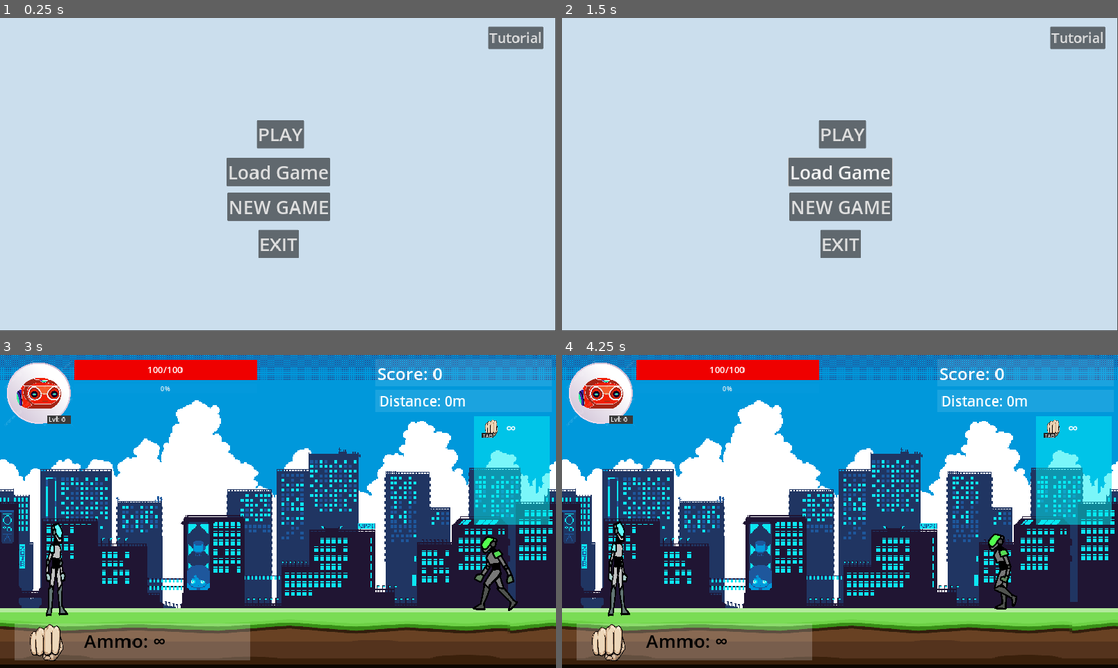
Above: before the commit, frames 1-4 (two rows, left to right).
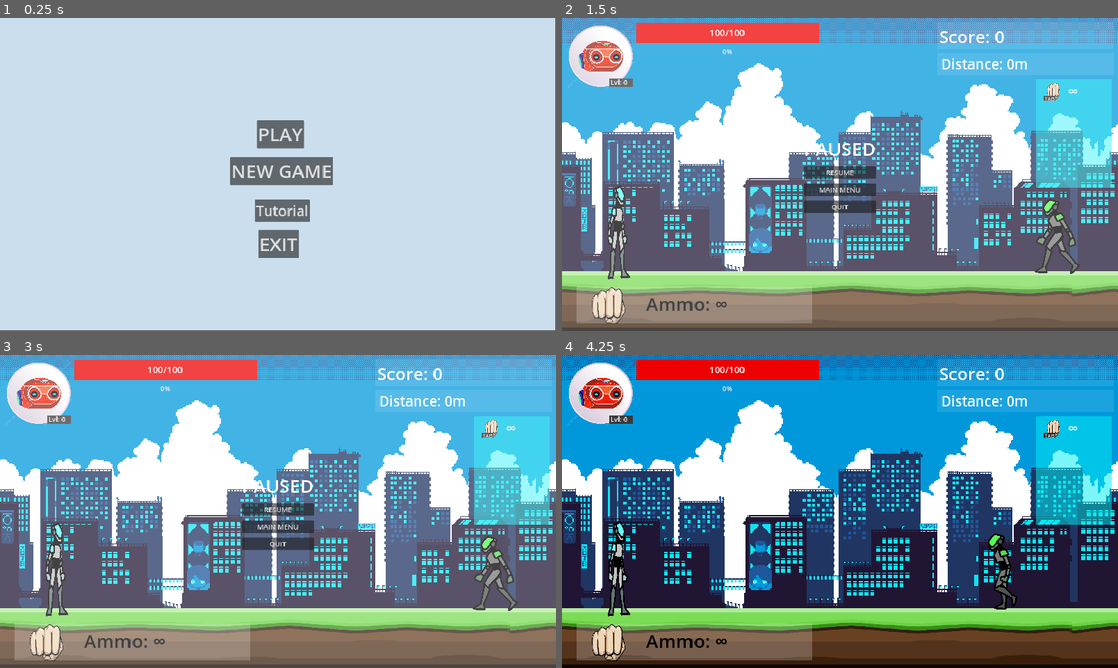
Above: after the commit, the same moments.

Repository: PandaHunterX/Cyber-Blasters
Game: Godot game, scene res://main_menu.tscn
Same seed, same stepped clock (60 frames per second), same inputs: the game is played once before the commit and once after it. Sound files missing from this copy of the repository are replaced by a short silence.
Inputs (mouse positions are in pixels of both pictures, inside the frame that each line leads up to):
- Up to frame 1 (0.25 s): no input
- Up to frame 2 (1.5 s): click (840, 171) at 0.5 s, where only the run before the commit has a clickable "Load Game"; click (767, 208) at 1.25 s, where only the run after the commit has a clickable "YES"
- Up to frame 3 (3 s): click (278, 527) at 2 s, where only the run after the commit has a clickable "MAIN MENU"; click "PLAY" at 2.75 s
- Up to frame 4 (4.25 s): click (840, 508) at 3.5 s, where only the run after the commit has a clickable "RESUME"

The runs differ from the first frame. In frame 1, 2.6% of the frame differs, in the area x 40-98%, y 2-66%; in frame 2, 99%, in the area x 0-100%, y 0-100%; in frame 3, 86%; in frame 4, nothing differs.

Commit message:
New Game Feature Added

Diff:
--- a/global_script.gd
+++ b/global_script.gd
@@ -14,6 +14,8 @@
 var smg_damage = 15 * player_damage
 var laser_damage = 25 * player_damage
 var grenade_damage = 500 * player_damage
+
+var enemy_die = false
 
 #Tutorial
 
@@ -310,3 +312,47 @@
 	damage_buff = 1
 	fire_rate_buff = 1
 	power_activate = false
+
+#NEW GAME
+
+func new_game():
+	max_player_health = 100
+	player_health = 100
+	player_speed = 300
+	player_isdead = false
+	player_respawn = false
+	player_damage = 1
+	powerup_refill = 0
+	player_level = 0
+	enemy_die = false
+
+	player_tutorial = true
+	basic_tutorial = false
+
+	score = 0
+	highest_score = 0
+	distance_traveled = 0.0
+	current_distance_traveled = ""
+	longest_distance_num = 0
+	longest_distance = ""
+
+	pistol_unlock = false
+	smg_unlock = false
+	laser_rifle_unlock = false
+	grenade_launcher_unlock = false
+
+	pistol_bullets = 0
+	smg_bullets = 0
+	laser_bullets = 0
+	explosive_bullets = 0
+
+	pistol_limit = 30
+	smg_limit = 120
+	laser_limit = 12
+	explosive_limit = 6
+
+	melee_equip = true
+	pistol_equip = false
+	smg_equip = false
+	laser_rifle_equip = false
+	grenad_launcher_equip = false
--- a/main_menu.gd
+++ b/main_menu.gd
@@ -1,7 +1,12 @@
 extends Control
 
 @onready var game_wiki: Control = $"CanvasLayer/Game Wiki"
+@onready var background_music: AudioStreamPlayer2D = $"Background Music"
+@onready var new_game: Control = $"CanvasLayer/New Game"
 
+
+func _ready() -> void:
+	background_music.play()
 
 func _on_play_pressed() -> void:
 	get_tree().change_scene_to_file("res://scenes/game.tscn")
@@ -15,3 +20,7 @@
 
 func _on_stats_tutorial_pressed() -> void:
 	game_wiki.visible = true
+
+
+func _on_new_game_pressed() -> void:
+	new_game.visible = true
--- a/main_menu.tscn
+++ b/main_menu.tscn
@@ -1,7 +1,9 @@
-[gd_scene load_steps=3 format=3 uid="uid://bhoh24b7vf41t"]
+[gd_scene load_steps=5 format=3 uid="uid://bhoh24b7vf41t"]
 
 [ext_resource type="Script" path="res://main_menu.gd" id="1_0cima"]
 [ext_resource type="PackedScene" uid="uid://cv2kelv36iffl" path="res://scenes/game_wiki.tscn" id="2_i76nc"]
+[ext_resource type="AudioStream" uid="uid://bejpxqy8fn03a" path="res://assets/music/main_menu.mp3" id="3_1fc08"]
+[ext_resource type="PackedScene" uid="uid://cck3tw842bibq" path="res://scenes/new_game.tscn" id="3_isbtt"]
 
 [node name="main_menu" type="Control"]
 layout_mode = 3
@@ -19,15 +21,6 @@
 offset_bottom = 1078.0
 color = Color(0.796001, 0.870867, 0.929461, 1)
 
-[node name="Load" type="Button" parent="CanvasLayer/ColorRect"]
-layout_mode = 0
-offset_left = 782.0
-offset_top = 483.0
-offset_right = 1139.0
-offset_bottom = 579.0
-theme_override_font_sizes/font_size = 64
-text = "Load Game"
-
 [node name="Play" type="Button" parent="CanvasLayer/ColorRect"]
 process_mode = 3
 layout_mode = 1
@@ -40,10 +33,10 @@
 
 [node name="New Game" type="Button" parent="CanvasLayer/ColorRect"]
 layout_mode = 0
-offset_left = 785.0
-offset_top = 603.0
-offset_right = 1140.0
-offset_bottom = 699.0
+offset_left = 795.0
+offset_top = 480.0
+offset_right = 1150.0
+offset_bottom = 576.0
 theme_override_font_sizes/font_size = 64
 text = "NEW GAME"
 
@@ -58,16 +51,27 @@
 
 [node name="Stats_Tutorial" type="Button" parent="CanvasLayer/ColorRect"]
 layout_mode = 0
-offset_left = 1686.0
-offset_top = 30.0
-offset_right = 1875.0
-offset_bottom = 105.0
+offset_left = 880.0
+offset_top = 627.0
+offset_right = 1069.0
+offset_bottom = 702.0
 theme_override_font_sizes/font_size = 48
 text = "Tutorial"
 
 [node name="Game Wiki" parent="CanvasLayer" instance=ExtResource("2_i76nc")]
 visible = false
 
+[node name="New Game" parent="CanvasLayer" instance=ExtResource("3_isbtt")]
+visible = false
+
+[node name="Background Music" type="AudioStreamPlayer2D" parent="."]
+process_mode = 3
+position = Vector2(-371, -761)
+stream = ExtResource("3_1fc08")
+volume_db = 0.896
+autoplay = true
+
 [connection signal="pressed" from="CanvasLayer/ColorRect/Play" to="." method="_on_play_pressed"]
+[connection signal="pressed" from="CanvasLayer/ColorRect/New Game" to="." method="_on_new_game_pressed"]
 [connection signal="pressed" from="CanvasLayer/ColorRect/Exit" to="." method="_on_exit_pressed"]
 [connection signal="pressed" from="CanvasLayer/ColorRect/Stats_Tutorial" to="." method="_on_stats_tutorial_pressed"]
--- /dev/null
+++ b/scenes/new_game.tscn
@@ -0,0 +1,58 @@
+[gd_scene load_steps=2 format=3 uid="uid://cck3tw842bibq"]
+
+[ext_resource type="Script" path="res://scripts/new_game.gd" id="1_hmwp2"]
+
+[node name="New Game" type="Control"]
+layout_mode = 3
+anchors_preset = 15
+anchor_right = 1.0
+anchor_bottom = 1.0
+grow_horizontal = 2
+grow_vertical = 2
+script = ExtResource("1_hmwp2")
+
+[node name="ColorRect" type="ColorRect" parent="."]
+layout_mode = 1
+anchors_preset = 8
+anchor_left = 0.5
+anchor_top = 0.5
+anchor_right = 0.5
+anchor_bottom = 0.5
+offset_left = -428.5
+offset_top = -202.5
+offset_right = 428.5
+offset_bottom = 202.5
+grow_horizontal = 2
+grow_vertical = 2
+
+[node name="Label" type="Label" parent="ColorRect"]
+layout_mode = 0
+offset_left = 173.5
+offset_top = 107.5
+offset_right = 649.5
+offset_bottom = 197.5
+theme_override_colors/font_color = Color(0, 0, 0, 1)
+theme_override_font_sizes/font_size = 64
+text = "ARE YOU SURE?"
+
+[node name="Yes" type="Button" parent="ColorRect"]
+layout_mode = 0
+offset_left = 76.5
+offset_top = 278.5
+offset_right = 290.5
+offset_bottom = 364.5
+theme_override_font_sizes/font_size = 48
+text = "YES"
+
+[node name="No" type="Button" parent="ColorRect"]
+process_mode = 3
+layout_mode = 0
+offset_left = 547.5
+offset_top = 281.5
+offset_right = 761.5
+offset_bottom = 367.5
+theme_override_font_sizes/font_size = 48
+text = "NO"
+
+[connection signal="pressed" from="ColorRect/Yes" to="." method="_on_yes_pressed"]
+[connection signal="pressed" from="ColorRect/No" to="." method="_on_no_pressed"]
--- a/scenes/pause.tscn
+++ b/scenes/pause.tscn
@@ -4,7 +4,6 @@
 
 [node name="Pause" type="Control"]
 process_mode = 3
-visible = false
 layout_mode = 3
 anchors_preset = 15
 anchor_right = 1.0
--- a/scenes/player.tscn
+++ b/scenes/player.tscn
@@ -650,5 +650,9 @@
 stream = ExtResource("17_vm3qu")
 volume_db = 2.115
 
+[node name="Enemy Respwan" type="Timer" parent="."]
+wait_time = 0.5
+
 [connection signal="body_entered" from="meleehitbox" to="." method="_on_meleehitbox_body_entered"]
 [connection signal="timeout" from="PowerupDuration" to="." method="_on_powerup_duration_timeout"]
+[connection signal="timeout" from="Enemy Respwan" to="." method="_on_enemy_respwan_timeout"]
--- a/scenes/weapon_system.tscn
+++ b/scenes/weapon_system.tscn
@@ -5,7 +5,7 @@
 [ext_resource type="AudioStream" uid="uid://dej53gloh8dy5" path="res://assets/sounds/pistol_bullet.mp3" id="3_yyxct"]
 [ext_resource type="AudioStream" uid="uid://cao3aunbcv70" path="res://assets/sounds/smg_bullet.mp3" id="4_ixjoo"]
 [ext_resource type="AudioStream" uid="uid://ca5cyww6mmtpv" path="res://assets/sounds/laser.mp3" id="5_6ckur"]
-[ext_resource type="AudioStream" uid="uid://d0p8wty10kb1p" path="res://assets/sounds/grenade_launcher.mp3" id="6_ccn16"]
+[ext_resource type="AudioStream" uid="uid://cfqqxnr303p3y" path="res://assets/sounds/shockwave.mp3" id="6_xawf4"]
 [ext_resource type="AudioStream" uid="uid://dd6mv2e23hxqj" path="res://assets/sounds/change_weapon.wav" id="7_ly4si"]
 [ext_resource type="AudioStream" uid="uid://mt1vyc6odmcu" path="res://assets/sounds/no_ammo_sound.mp3" id="8_i4adu"]
 
@@ -39,7 +39,8 @@
 stream = ExtResource("5_6ckur")
 
 [node name="Grenade Launcher Sound" type="AudioStreamPlayer2D" parent="."]
-stream = ExtResource("6_ccn16")
+stream = ExtResource("6_xawf4")
+volume_db = 8.915
 
 [node name="Change Weapon Sound" type="AudioStreamPlayer2D" parent="."]
 stream = ExtResource("7_ly4si")
--- a/scripts/enemy_fast.gd
+++ b/scripts/enemy_fast.gd
@@ -22,7 +22,7 @@
 		$PlayerDetction/CollisionShape2D.disabled = true
 		$Hitbox.disabled = true
 		$PlayerHit/AttackHitbox.disabled = true
-	if Global.player_isdead:
+	if Global.enemy_die:
 		queue_free()
 
 func _physics_process(delta):
--- a/scripts/enemy_hard.gd
+++ b/scripts/enemy_hard.gd
@@ -22,7 +22,7 @@
 		$PlayerDetction/CollisionShape2D.disabled = true
 		$Hitbox.disabled = true
 		$PlayerHit/AttackHitbox.disabled = true
-	if Global.player_isdead:
+	if Global.enemy_die:
 		queue_free()
 
 func _physics_process(delta):
--- a/scripts/enemy_weak.gd
+++ b/scripts/enemy_weak.gd
@@ -22,7 +22,7 @@
 		$PlayerDetction/CollisionShape2D.disabled = true
 		$Hitbox.disabled = true
 		$PlayerHit/AttackHitbox.disabled = true
-	if Global.player_isdead:
+	if Global.enemy_die:
 		queue_free()
 
 func _physics_process(delta):
--- /dev/null
+++ b/scripts/new_game.gd
@@ -0,0 +1,13 @@
+extends Control
+
+
+
+
+func _on_yes_pressed() -> void:
+	await Global.new_game()
+	get_tree().change_scene_to_file("res://scenes/game.tscn")
+
+
+
+func _on_no_pressed() -> void:
+	visible = false
--- a/scripts/player.gd
+++ b/scripts/player.gd
@@ -139,13 +139,14 @@
 		await ap.animation_finished
 		Global.player_isdead = true
 		Global.player_drop_body = true
+		Global.enemy_die = true
 		Global.set_score_record()
 
 func respawn():
 	if Global.player_respawn:
 		Global.player_reset()
 		weapon_equip = false
-
+		$"Enemy Respwan".start()
 		# Reset position and physics state
 		position.x = starting_point
 		velocity = Vector2.ZERO  # Clear velocity to ensure no lingering motion
@@ -172,3 +173,7 @@
 func _on_powerup_duration_timeout() -> void:
 	Global.normal()
 	$PowerupDuration.stop()
+
+
+func _on_enemy_respwan_timeout() -> void:
+	Global.enemy_die = false
Not shown, added: assets/music/main_menu.mp3.import
Not shown, added: assets/sounds/shockwave.mp3.import
Not shown, added: assets/music/main_menu.mp3
Not shown, added: assets/sounds/shockwave.mp3
